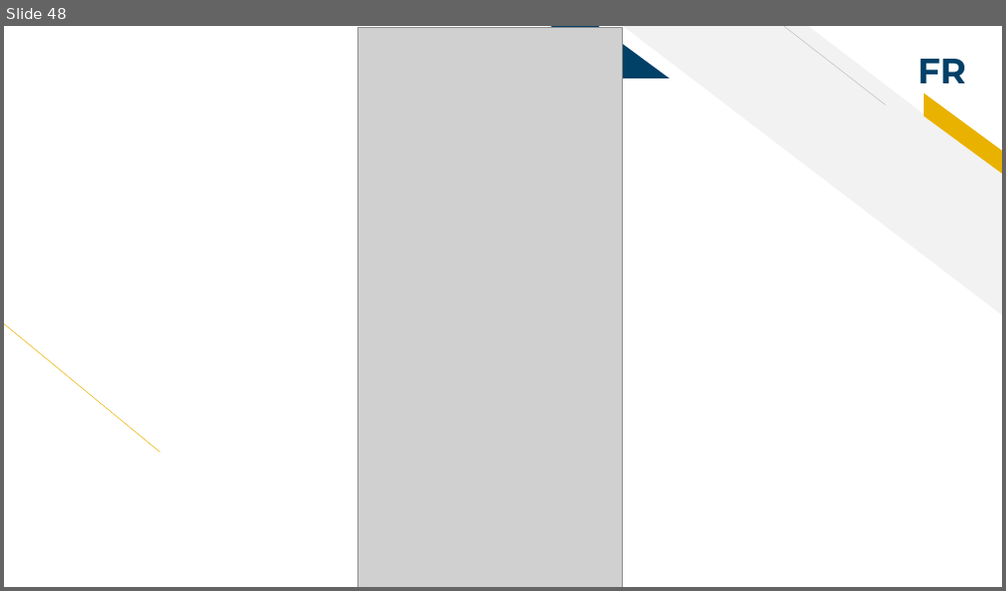
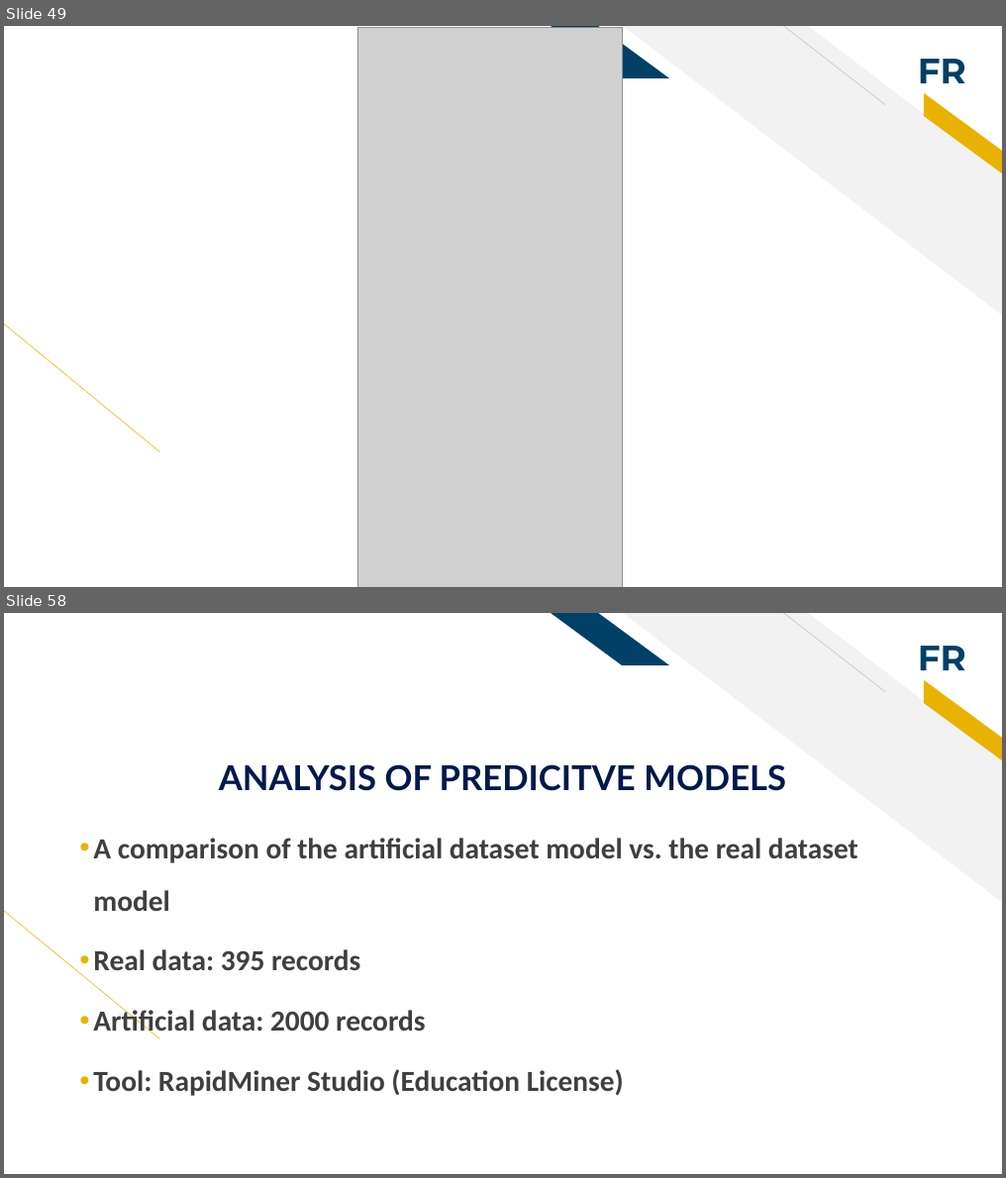
Before and after one commit to WanguiK/synthetica, a slide deck: Deck.pptx. Shown one above the other, each under a label of ours: slide 48 before the commit, slides 49 and 58 after it; the slides between them are not shown. The pictures are 1006x591 and 1006x1178 pixels, drawn with LibreOffice and Linux fonts; fonts in the diff are those of the drawing; grey boxes stand for pictures. Boxes give left, top, right and bottom in pixels: in the first picture for what was removed or moved away, otherwise in the second. Text is boxed around its words. In the diff, an @@ line names an element or a change of style, - is before the commit and + after.

```diff
--- a/Deck.pptx
+++ b/Deck.pptx
@@ slide 58 added at box(4, 613, 1002, 1174), background #FFFFFF; not listed: 6 template elements that a slide beside it also shows @@
@@ title added at box(219, 764, 786, 791), 33 pt, text #00194C, bold @@
+ANALYSIS OF PREDICITVE MODELS
@@ text added at box(93, 838, 858, 1096), 28 pt, text #3F3F3F, bold @@
+• A comparison of the artificial dataset model vs. the real dataset model
+• Real data: 395 records
+• Artificial data: 2000 records
+• Tool: RapidMiner Studio (Education License)
@@ what was slide 48 is now slide 49 @@
```
Also in this commit, not shown: 2 slides changed, 28 other slides added, 8 other files.
